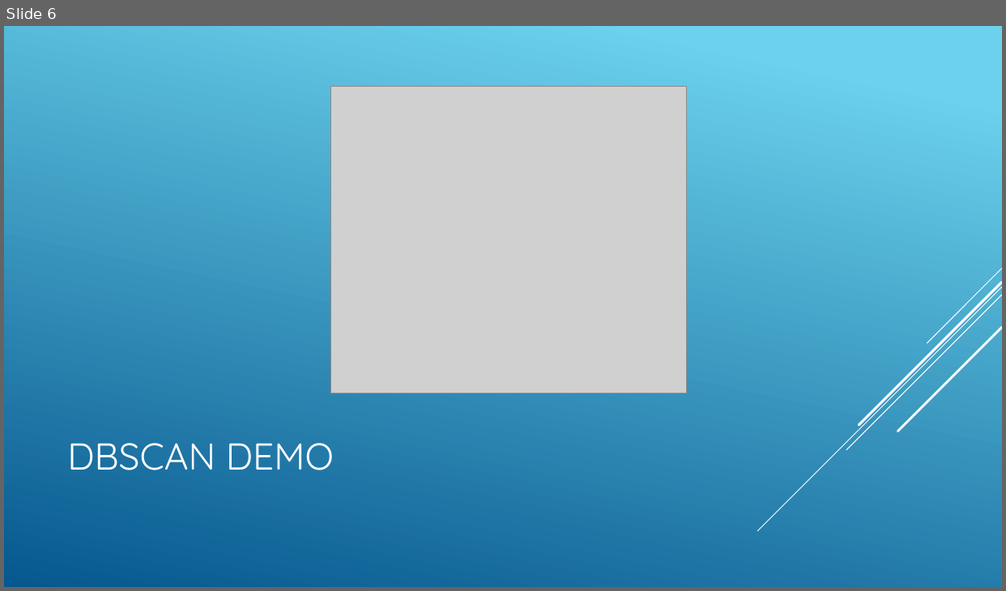
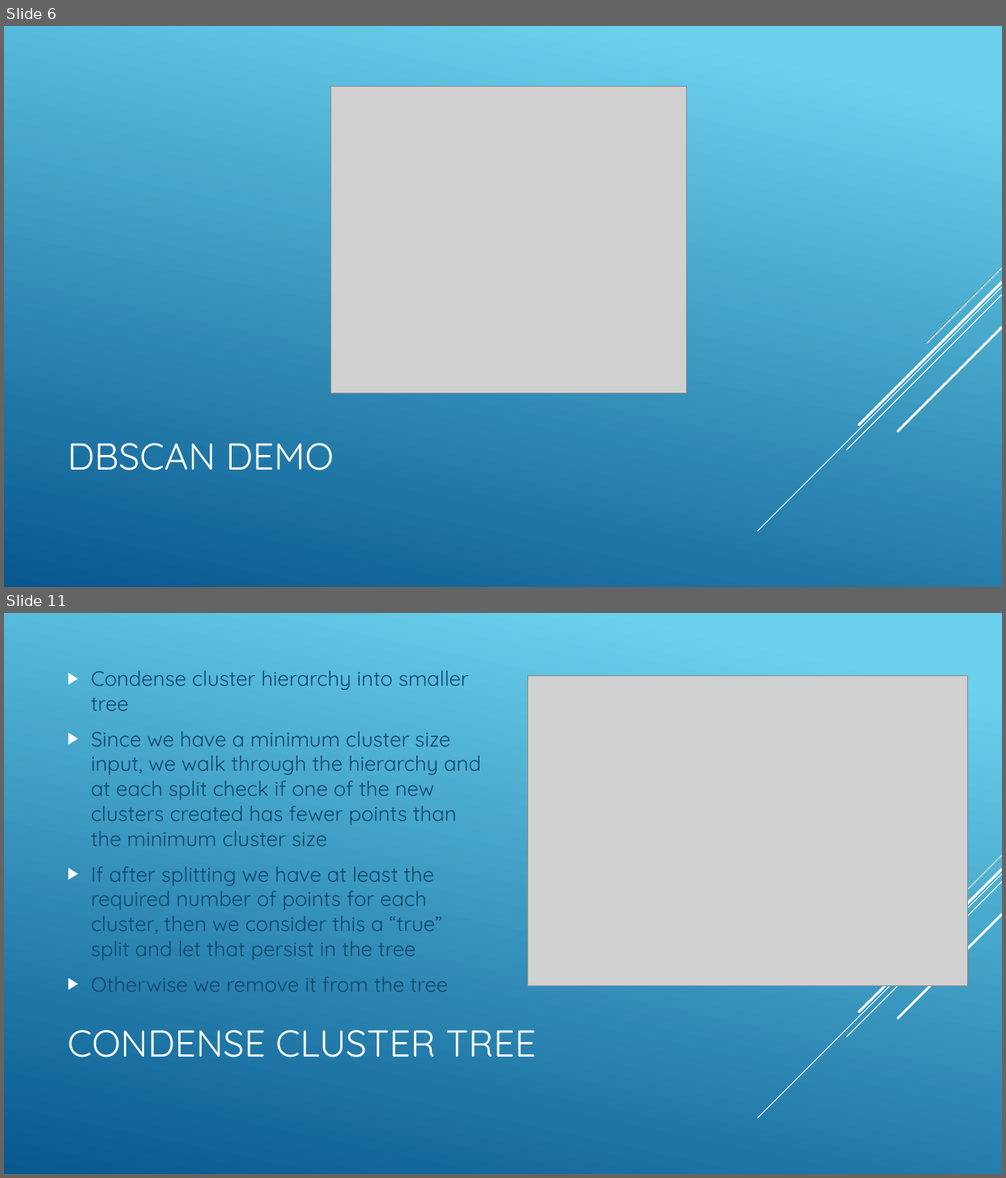
Before and after one commit to Vardominator/SorinLab, a slide deck: Talks/6_28_17/DensityBasedClustering.pptx. Shown one above the other, each under a label of ours: slide 6 before the commit, slides 6 and 11 after it; the slides between them are not shown. The pictures are 1006x591 and 1006x1178 pixels, drawn with LibreOffice and Linux fonts; fonts in the diff are those of the drawing; grey boxes stand for pictures. Boxes give left, top, right and bottom in pixels: in the first picture for what was removed or moved away, otherwise in the second. Text is boxed around its words. In the diff, an @@ line names an element or a change of style, - is before the commit and + after.

```diff
--- a/Talks/6_28_17/DensityBasedClustering.pptx
+++ b/Talks/6_28_17/DensityBasedClustering.pptx
@@ slide 11 added at [4, 613, 1002, 1174], background gradient #6ED2EB to #06588E; not listed: 5 template elements that a slide beside it also shows @@
@@ text added at [91, 671, 481, 992], 20 pt, text #0F496F @@
+▶ Condense cluster hierarchy into smaller tree
+▶ Since we have a minimum cluster size input, we walk through the hierarchy and at each split check if one of the new clusters created has fewer points than the minimum cluster size
+▶ If after splitting we have at least the required number of points for each cluster, then we consider this a “true” split and let that persist in the tree
+▶ Otherwise we remove it from the tree
@@ picture added at [528, 676, 967, 986] @@
@@ title added at [67, 1030, 535, 1058], 36 pt, text #FFFFFF @@
+CONDENSE CLUSTER TREE
```
Also in this commit, not shown: 5 other slides added, 2 other files.
